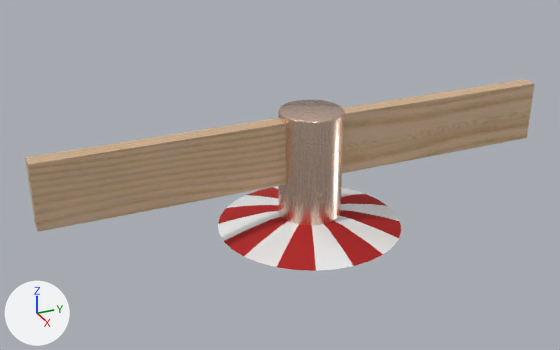
What one commit did to the glTF model swingyDealy.glb.
Camera for both pictures: a 50 mm camera at (19.96, -10.02, 11.87) aimed at (-0.31, -0.9, 1.74). Arrows for +X, +Y and +Z are at lower left; the lights stay in place. Vertices at the same position are counted once.

The first picture shows 'swingyBase', 'swingyTop'.
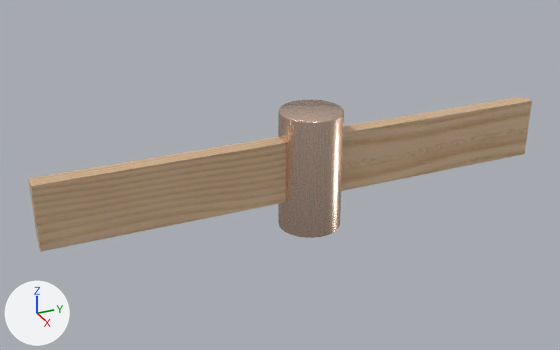
Pixel boxes [x1, y1, x2, y2] of what changed, in the pictures (560 x 350 px; the box of a moved part takes in the faces that stretch with it):
'swingyTop', reshaped: before [25, 79, 534, 232]; after [28, 96, 532, 252]
'swingyBase', deleted: before [218, 186, 401, 271]
part 1 of me_swingytop, moved or reshaped: before [342, 79, 534, 173]; after [341, 96, 532, 191]
part 2 of me_swingytop, moved or reshaped: before [25, 118, 286, 232]; after [28, 137, 286, 252]

The edits, one by one:
me_swingytop has 145 vertices, 244 faces and spans x -1.0..1.0, y -8.4..8.4, z 0.0..3.9.
me_swingytop is used by ob_swingytop; location (0.0, 0.0, 0.0).
me_swingytop part 1: the loose piece of 8 vertices spanning x -0.3..0.3, y 0.8..8.4, z 1.7..3.7 is moved by (0.0, 0.0, -0.6).
me_swingytop part 2: the loose piece of 8 vertices spanning x -0.3..0.3, y -8.4..-0.8, z 1.7..3.7 is moved by (0.0, 0.0, -0.6).
Object 'swingyBase' (ob_swingybase) is deleted.
